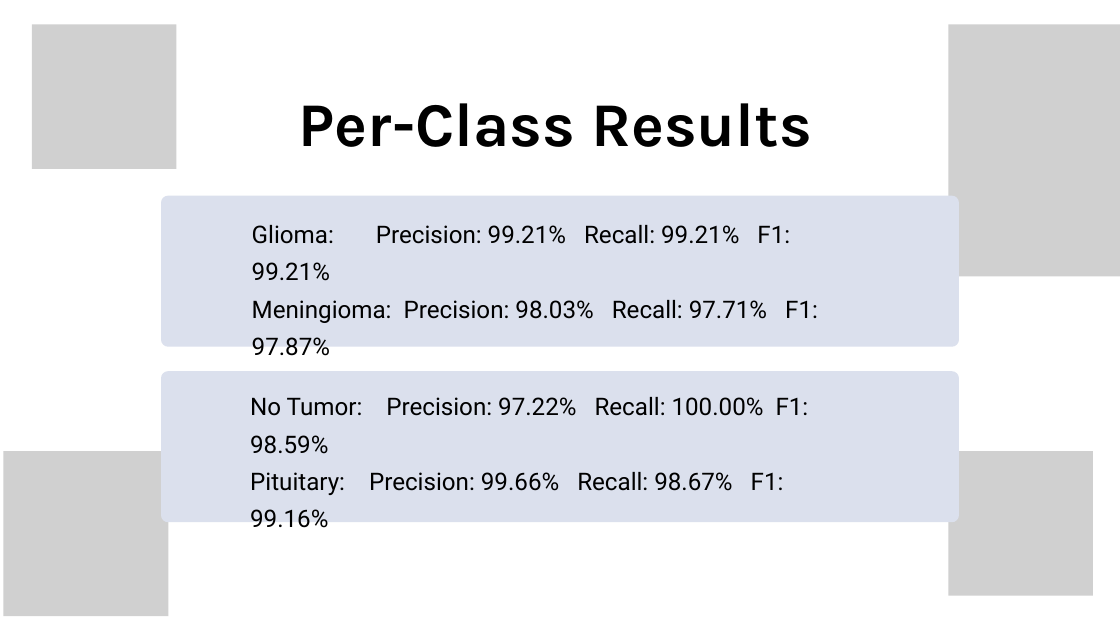
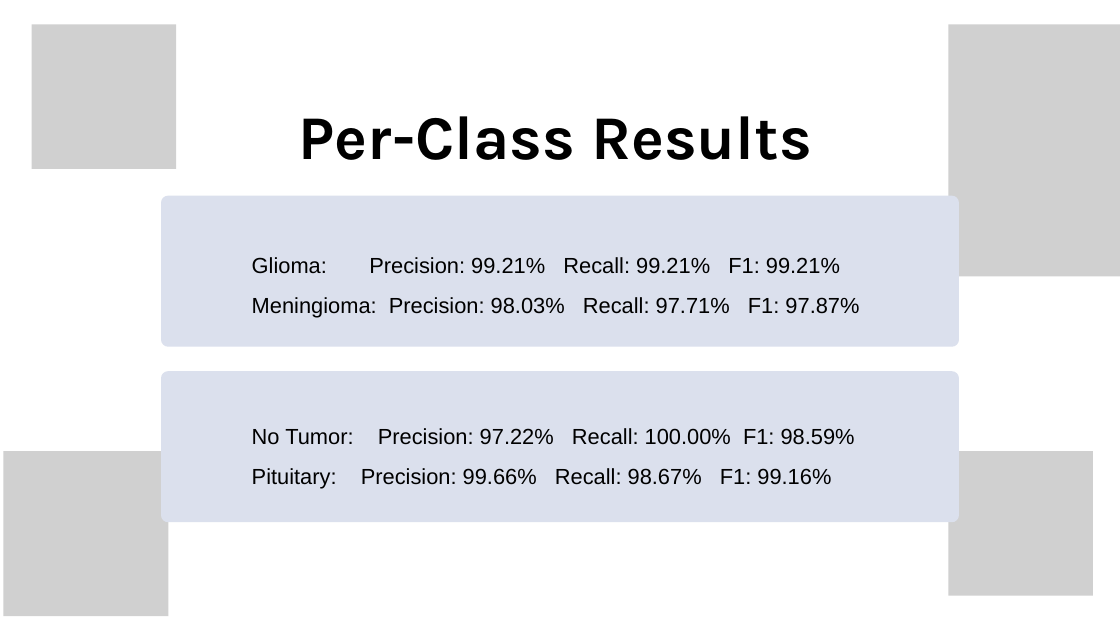
Before and after one commit to Belugabilli/BrainTumor-PE-1, a slide deck: slide 22 of Report/EfficientNet-B3 Project.pptx (slide 23 before the commit). Drawn at 1120x630 pixels with LibreOffice and Linux fonts; fonts in the diff are those of the drawing; grey boxes stand for pictures; background and template pictures are left out. Boxes give left, top, right and bottom in pixels: in the first picture for what was removed or moved away, otherwise in the second. Text is boxed around its words. In the diff, an @@ line names an element or a change of style, - is before the commit and + after.

```diff
--- a/Report/EfficientNet-B3 Project.pptx
+++ b/Report/EfficientNet-B3 Project.pptx
@@ text "Per-Class Results" at (299, 116, 812, 160): line spacing 85.5pt to 1.07 @@
@@ text "Glioma: Precision: 99.21% Recall: 99.21% ..." at (252, 257, 859, 318): size 31.1 to 28.1 pt, font Roboto to Arial; line spacing 47.9pt to 1.54 @@
@@ text "Glioma: Precision: 99.21% Recall: 99.21% ...": place and size @@
-text "Glioma: Precision: 99.21% Recall: 99.21% ..." at (252, 225, 818, 323)
+text "Glioma: Precision: 99.21% Recall: 99.21% ..." at (252, 257, 859, 318)
@@ text "No Tumor: Precision: 97.22% Recall: ...": place and size @@
-text "No Tumor: Precision: 97.22% Recall: ..." at (250, 397, 809, 495)
+text "No Tumor: Precision: 97.22% Recall: ..." at (252, 428, 855, 485)
@@ text "No Tumor: Precision: 97.22% Recall: ..." at (252, 428, 855, 485): size 31.1 to 28.1 pt, font Roboto to Arial; line spacing 47.9pt to 1.54 @@
```
Also in this commit, not shown: 26 other slides changed, 2 slides added, 3 slides removed.
